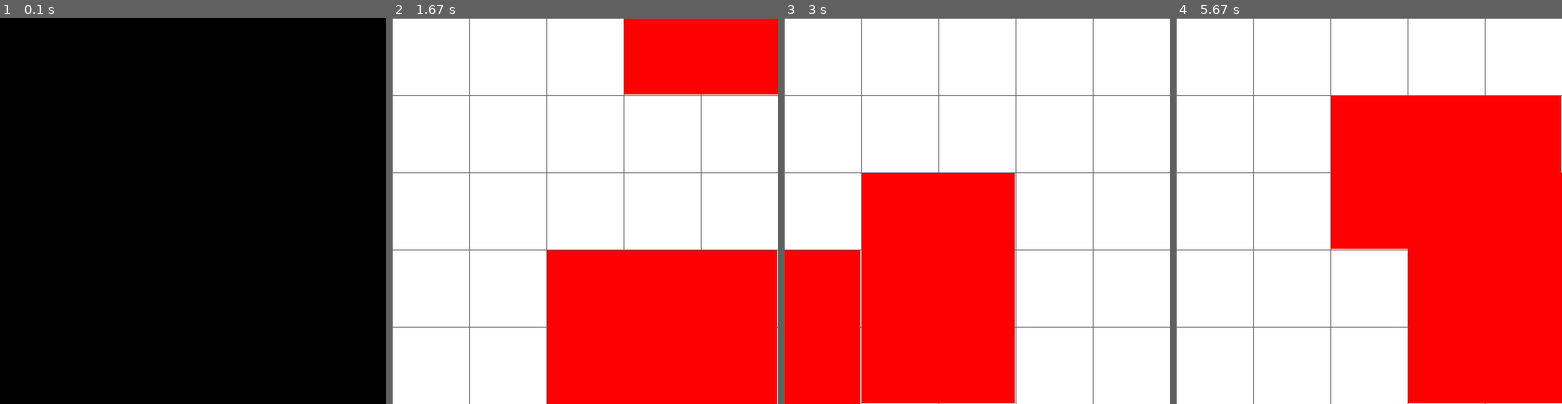
Above: before the commit, frames 1-4 (left to right).
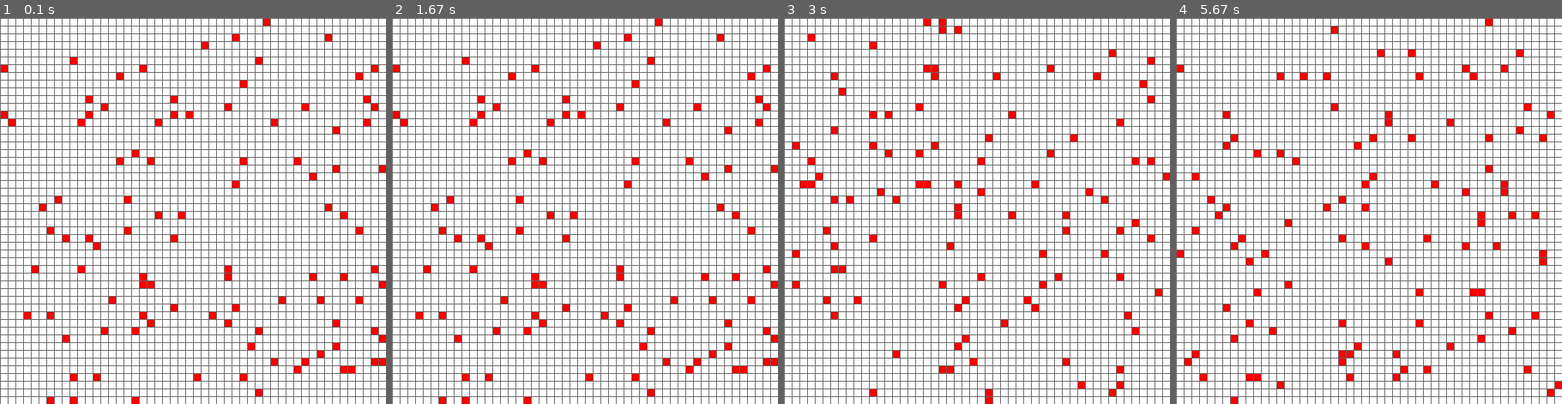
Above: after the commit, the same moments.

Repository: jabools/wsb-python-gol
Game: pygame game, started from game-of-life/main.py
Two runs of this game, one before a commit and one after it. Both use one fixed random seed, a clock stepped at 60 frames per second and the inputs below.
Inputs:
- Up to frame 1 (0.1 s): no input
- Up to frame 2 (1.67 s): tap Space at 0.33 s
- Up to frame 3 (3 s): hold R 1.67-2.13 s
- Up to frame 4 (5.67 s): hold R 3.17-3.63 s; tap R at 4.67 s

The runs differ from the first frame. In frame 1, 100% of the frame differs, in the area x 0-100%, y 0-100%; in frame 2, 44%; in frame 3, 44%; in frame 4, 50%.

Commit message:
Finished displaying board and cells

Diff:
--- a/game-of-life/app/pygame_app.py
+++ b/game-of-life/app/pygame_app.py
@@ -3,12 +3,12 @@
 from views.pygame_board import PygameBoard
 from models.population import Population
 from factories.pygame_cell_factory import PygameCellFactory
+from pygame import event, K_SPACE, K_r, KEYDOWN
 
 
 class PygameApp(AppBase):
     def __init__(self, controller):
         super().__init__(controller)
-        self.__screen_color = (255, 255, 255)
         self.__screen_size = (500, 500)
         self.__pyg_clock = time.Clock()
         self.__surface = None
@@ -21,16 +21,12 @@
 
         self.__surface = display.set_mode(self.__screen_size)
 
-        model = Population(PygameCellFactory())
-        model.set_size(self.__screen_size)
+        model = Population(PygameCellFactory(), self.__screen_size)
         self.__board_view = PygameBoard('Population', model, self.__surface)
         model.add_observer(self.__board_view)
 
         self.controller.model = model
         self.controller.view = self.__board_view
-
-        model.reset_population()
-        print("Resetting population")
 
         while True:
             for e in event.get():
@@ -38,9 +34,13 @@
                     quit()
                     exit()
 
-            self.__surface.fill(self.__screen_color)
+                if e.type == KEYDOWN:
+                    if e.key == K_SPACE:
+                        model.toggle_evolution()
+                    if e.key == K_r:
+                        model.reset_population()
 
             self.controller.handle()
 
-            self.__pyg_clock.tick(2)
+            self.__pyg_clock.tick(40)
             display.flip()
--- a/game-of-life/controllers/pygame_board_controller.py
+++ b/game-of-life/controllers/pygame_board_controller.py
@@ -1,15 +1,8 @@
-from pygame import event, K_SPACE
+from pygame import event, K_SPACE, K_r, KEYDOWN
 
 from .controller_base import ControllerBase
 
 
 class PygameBoardController(ControllerBase):
     def handle(self):
-        for e in event.get():
-            if e.type == K_SPACE:
-                self.__toggle_evolution()
-
         self.model.modify()
-
-    def __toggle_evolution(self):
-        self.model.toggle_evolution()
--- a/game-of-life/models/population.py
+++ b/game-of-life/models/population.py
@@ -1,15 +1,16 @@
 from .model_base import ModelBase
-from random import randrange, choice
+from random import randrange
 from factories.cell_factory import CellFactory
 
 
 class Population(ModelBase):
-    def __init__(self, cell_factory: CellFactory):
+    def __init__(self, cell_factory: CellFactory, size):
         super().__init__()
-        self.__cells = [[]]
         self.__evolve = True
-        self.__size = (0, 0)
+        self.__size = size
         self.__cell_factory = cell_factory
+        self.__cells = self.__init_cells()
+        self.reset_population()
 
     def modify(self, *args, **kwargs):
         for obs in self._observers.values():
@@ -18,22 +19,26 @@
         if self.__evolve:
             self.__next_generation()
 
+        [[self.__cells[x][y].notify() for y in range(round(self.__size[1] / 10))]
+         for x in range(round(self.__size[0] / 10))]
+
     def notify(self):
         pass
 
     def reset_population(self):
-        self.__cells = [[self.__cell_factory.create(x, y) for y in range(round(self.__size[1] / 100))] for x in range(round(self.__size[0] / 100))]
+        [[self.__cells[x][y].modify(False) for y in range(round(self.__size[1] / 10))]
+         for x in range(round(self.__size[0] / 10))]
 
-        # generate random 15 to 30 cells
-        for x in range(3, 5):
-            print(len(self.__cells))
-            self.__cells[randrange(0, round(self.__size[0] / 100) - 1)][randrange(0, round(self.__size[1] / 100) - 1)].modify(True)
+        for x in range(100, 200):
+            self.__cells[randrange(0, round(self.__size[0] / 10))][
+                randrange(0, round(self.__size[1] / 10))].modify(True)
 
     def __next_generation(self):
-        self.reset_population()
+        pass
 
     def toggle_evolution(self):
         self.__evolve = not self.__evolve
 
-    def set_size(self, size):
-        self.__size = size
+    def __init_cells(self):
+        return [[self.__cell_factory.create(x, y) for y in range(round(self.__size[1] / 10))]
+                for x in range(round(self.__size[0] / 10))]
--- a/game-of-life/views/pygame_board.py
+++ b/game-of-life/views/pygame_board.py
@@ -7,9 +7,10 @@
         super().add_component(comp)
 
     def update(self, *args, **kwargs):
+        self.surface.fill((255, 255, 255))
         width = self.surface.get_width()
         height = self.surface.get_height()
-        for x in range(round(width / 100)):
-            line(self.surface, (100, 100, 100), (x * 100, 0), (x * 100, height))
-        for y in range(round(height / 100)):
-            line(self.surface, (100, 100, 100), (0, y * 100), (width, y * 100))
+        for x in range(round(width / 10)):
+            line(self.surface, (100, 100, 100), (x * 10, 0), (x * 10, height))
+        for y in range(round(height / 10)):
+            line(self.surface, (100, 100, 100), (0, y * 10), (width, y * 10))
--- a/game-of-life/views/pygame_cell.py
+++ b/game-of-life/views/pygame_cell.py
@@ -7,7 +7,7 @@
 class PygameCell(ViewBase):
     def __init__(self, name: str, model: Cell, surface):
         super().__init__(name, model, surface)
-        self.__rect = Rect(model.x * 100 + 1, model.y * 100 + 1, model.x * 100 + 98, model.y * 100 + 98)
+        self.__rect = Rect(model.x * 10 + 1, model.y * 10 + 1, 9, 9)
 
     def add_component(self, comp):
         pass
